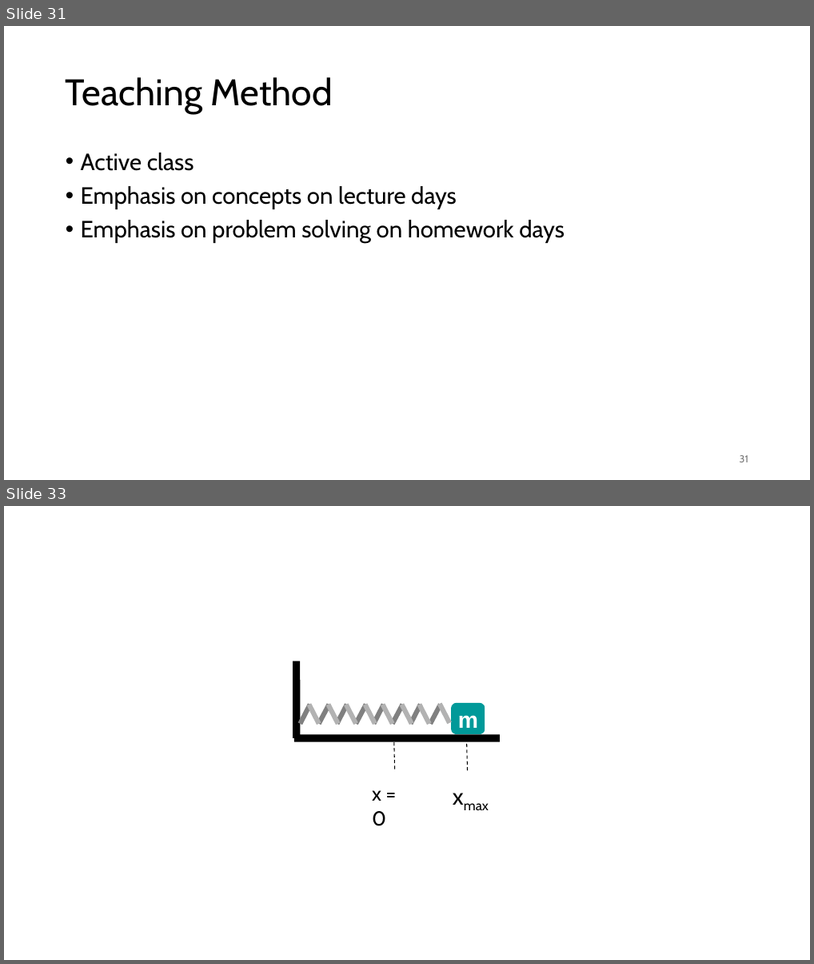
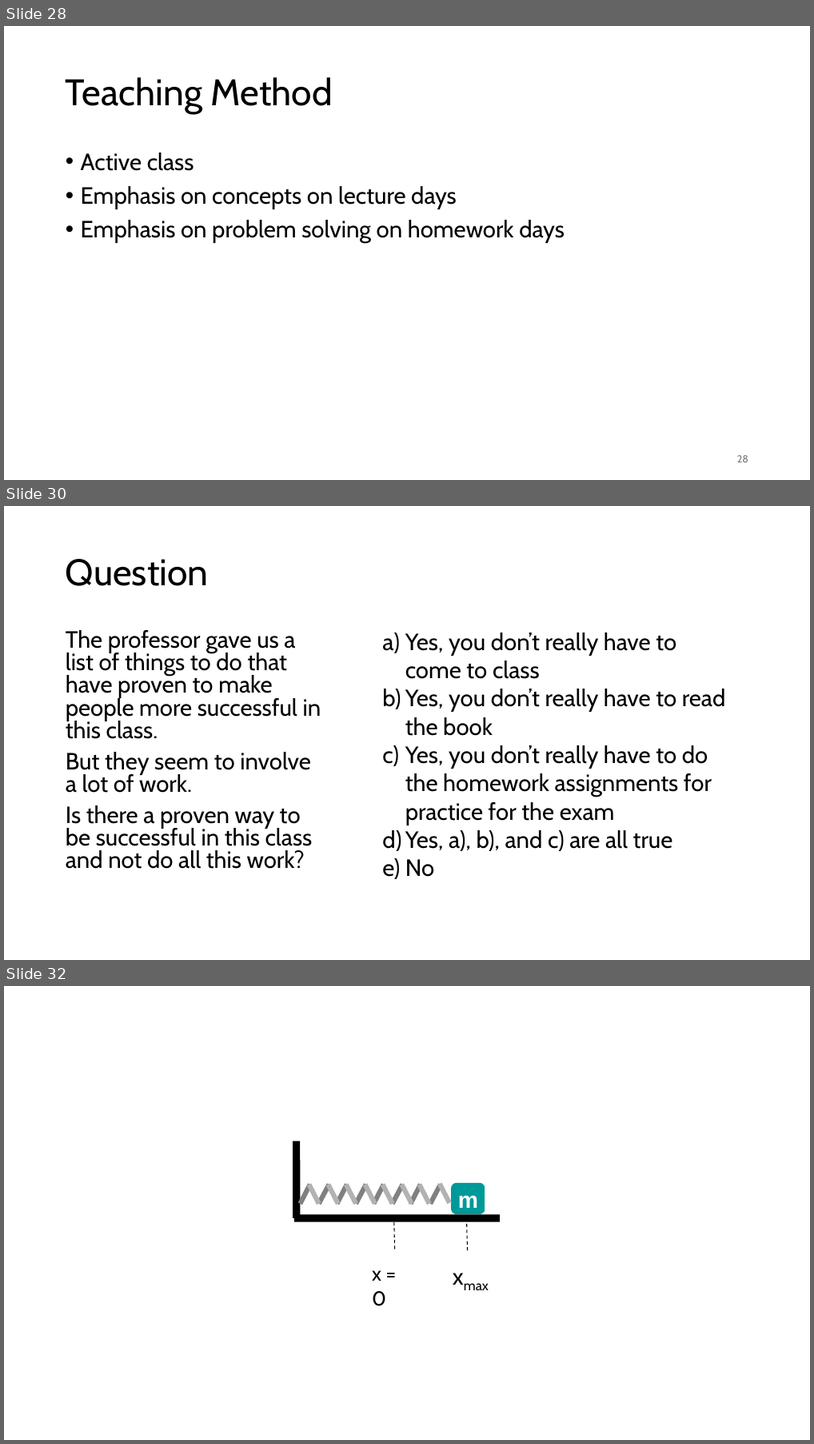
Before and after one commit to rtlines/Introductory-Physics-II, a slide deck: Lecture_Slides/PH 123 Lecture 01.pptx. Shown one above the other, each under a label of ours: slides 31 and 33 before the commit, slides 28, 30 and 32 after it; the slides between them are not shown. The pictures are 814x964 and 814x1444 pixels, drawn with LibreOffice and Linux fonts; fonts in the diff are those of the drawing. Boxes give left, top, right and bottom in pixels: in the first picture for what was removed or moved away, otherwise in the second. Text is boxed around its words. In the diff, an @@ line names an element or a change of style, - is before the commit and + after.

```diff
--- a/Lecture_Slides/PH 123 Lecture 01.pptx
+++ b/Lecture_Slides/PH 123 Lecture 01.pptx
@@ slide 30 added at bbox=[4, 506, 810, 960], background #FFFFFF @@
@@ title added at bbox=[66, 559, 209, 586], 44 pt, text #000000 @@
+Question
@@ text added at bbox=[66, 630, 322, 868], 28 pt, text #000000 @@
+The professor gave us a list of things to do that have proven to make people more successful in this class.
+But they seem to involve a lot of work.
+Is there a proven way to be successful in this class and not do all this work?
@@ text added at bbox=[406, 632, 726, 876], 28 pt, text #000000 @@
+a) Yes, you don’t really have to come to class
+b) Yes, you don’t really have to read the book
+c) Yes, you don’t really have to do the homework assignments for practice for the exam
+d) Yes, a), b), and c) are all true
+e) No
@@ what was slide 31 is now slide 28 @@
@@ page number at bbox=[738, 455, 749, 462]: text changed @@
-31
+28
@@ what was slide 33 is now slide 32 @@
```
Also in this commit, not shown: 11 slides changed, 2 other slides added, 2 slides removed, 25 other files.
